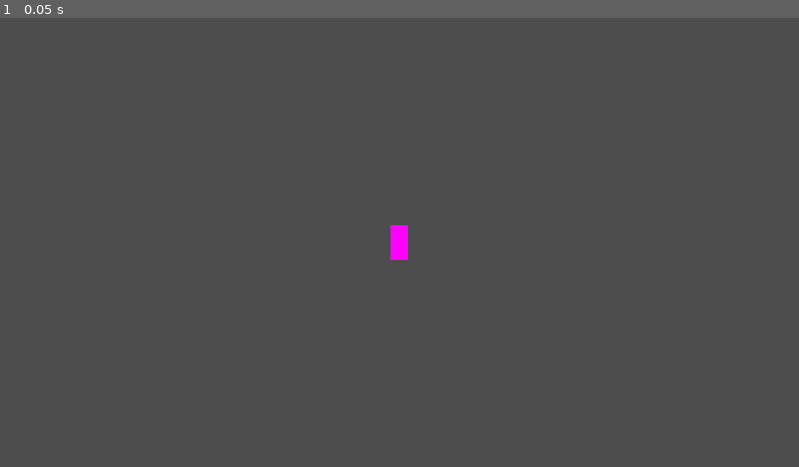
Above: before the commit, frame 1.
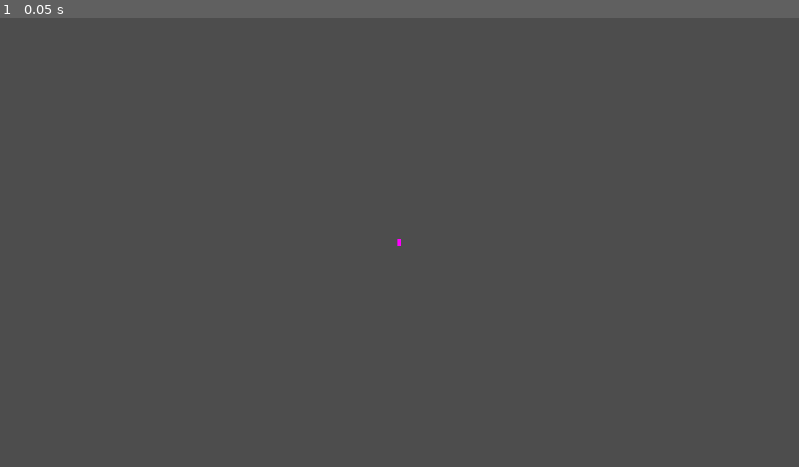
Above: after the commit, the same moment.

Repository: alejandrogonzalvo/Ruins
Game: Godot game, scene res://scenes/Test.tscn
Two runs of this game, one before a commit and one after it. Both use one fixed random seed, a clock stepped at 60 frames per second and the inputs below.
Inputs:
- Up to frame 1 (0.05 s): no input

The runs differ from the first frame. In frame 1, 0.2% of the frame differs, in the area x 48-52%, y 46-54%.

Commit message:
Very basic player state machine

Diff:
--- a/project.godot
+++ b/project.godot
@@ -15,6 +15,19 @@
 config/features=PackedStringArray("4.1")
 config/icon="res://assets/icon.png"
 
+[input]
+
+move_left={
+"deadzone": 0.5,
+"events": [Object(InputEventKey,"resource_local_to_scene":false,"resource_name":"","device":-1,"window_id":0,"alt_pressed":false,"shift_pressed":false,"ctrl_pressed":false,"meta_pressed":false,"pressed":false,"keycode":65,"physical_keycode":0,"key_label":0,"unicode":97,"echo":false,"script":null)
+]
+}
+move_right={
+"deadzone": 0.5,
+"events": [Object(InputEventKey,"resource_local_to_scene":false,"resource_name":"","device":-1,"window_id":0,"alt_pressed":false,"shift_pressed":false,"ctrl_pressed":false,"meta_pressed":false,"pressed":false,"keycode":68,"physical_keycode":0,"key_label":0,"unicode":100,"echo":false,"script":null)
+]
+}
+
 [rendering]
 
 environment/default_environment="res://assets/default_env.tres"
--- a/scenes/Entity.tscn
+++ /dev/null
@@ -1,16 +0,0 @@
-[gd_scene load_steps=3 format=3 uid="uid://y0pbl56tnij4"]
-
-[ext_resource type="Script" path="res://scripts/Entity.gd" id="1_4e104"]
-[ext_resource type="Script" path="res://scripts/StateMachine.gd" id="1_04swo"]
-
-[node name="Entity" type="CharacterBody2D"]
-script = ExtResource("1_4e104")
-
-[node name="CollisionShape2D" type="CollisionShape2D" parent="."]
-
-[node name="StateMachine" type="Node2D" parent="."]
-script = ExtResource("1_04swo")
-
-[node name="Sprite2D" type="Sprite2D" parent="."]
-
-[node name="AnimationPlayer" type="AnimationPlayer" parent="."]
--- a/scenes/Test.tscn
+++ b/scenes/Test.tscn
@@ -5,6 +5,5 @@
 [node name="Test" type="Node2D"]
 
 [node name="Camera2D" type="Camera2D" parent="."]
-zoom = Vector2(5, 5)
 
 [node name="Player" parent="." instance=ExtResource("1_aursm")]
--- a/scenes/prefabs/Player.tscn
+++ b/scenes/prefabs/Player.tscn
@@ -1,13 +1,15 @@
-[gd_scene load_steps=5 format=3 uid="uid://5tcjju0i4xrq"]
+[gd_scene load_steps=6 format=3 uid="uid://5tcjju0i4xrq"]
 
-[ext_resource type="Script" path="res://scripts/Player.gd" id="1_60tjd"]
 [ext_resource type="Script" path="res://scripts/StateMachine.gd" id="2_l0mx4"]
 [ext_resource type="Script" path="res://scripts/states/player/Idle.gd" id="3_mp2ie"]
+[ext_resource type="Script" path="res://scripts/states/player/Walking.gd" id="4_r286j"]
 
 [sub_resource type="PlaceholderTexture2D" id="PlaceholderTexture2D_5ca6l"]
 
-[node name="Player" type="Node2D"]
-script = ExtResource("1_60tjd")
+[sub_resource type="RectangleShape2D" id="RectangleShape2D_ksub8"]
+size = Vector2(5, 10)
+
+[node name="Player" type="CharacterBody2D"]
 
 [node name="Sprite2D" type="Sprite2D" parent="."]
 scale = Vector2(5, 10)
@@ -20,3 +22,12 @@
 [node name="Idle" type="Node" parent="StateMachine" node_paths=PackedStringArray("player")]
 script = ExtResource("3_mp2ie")
 player = NodePath("../..")
+
+[node name="Walking" type="Node" parent="StateMachine" node_paths=PackedStringArray("player")]
+script = ExtResource("4_r286j")
+speed = 1000.0
+player = NodePath("../..")
+
+[node name="CollisionShape2D" type="CollisionShape2D" parent="."]
+shape = SubResource("RectangleShape2D_ksub8")
+debug_color = Color(0, 0.6, 0.701961, 0.419608)
--- a/scripts/Entity.gd
+++ /dev/null
@@ -1,28 +0,0 @@
-extends CharacterBody2D
-class_name Entity
-
-const SPEED = 300.0
-const JUMP_VELOCITY = -400.0
-
-# Get the gravity from the project settings to be synced with RigidBody nodes.
-var gravity = ProjectSettings.get_setting("physics/2d/default_gravity")
-
-
-func _physics_process(delta):
-	# Add the gravity.
-	if not is_on_floor():
-		velocity.y += gravity * delta
-
-	# Handle Jump.
-	if Input.is_action_just_pressed("ui_accept") and is_on_floor():
-		velocity.y = JUMP_VELOCITY
-
-	# Get the input direction and handle the movement/deceleration.
-	# As good practice, you should replace UI actions with custom gameplay actions.
-	var direction = Input.get_axis("ui_left", "ui_right")
-	if direction:
-		velocity.x = direction * SPEED
-	else:
-		velocity.x = move_toward(velocity.x, 0, SPEED)
-
-	move_and_slide()
--- a/scripts/Player.gd
+++ /dev/null
@@ -1,3 +0,0 @@
-extends Node2D
-
-class_name MainPlayer
--- a/scripts/StateMachine.gd
+++ b/scripts/StateMachine.gd
@@ -23,15 +23,18 @@
 		current_state.physics_process(delta)
 
 func on_state_transition(state: State, new_state_name: String):
+	print_debug("change state from (%s) to (%s)" % [state, new_state_name])
 	if state != current_state:
-		print_debug("invalid state transition: state (\"%s\") is not the current state (\"%s\")" % state % current_state)
+		print_debug("invalid state transition: state (\"%s\") is not the current state (\"%s\")" % [state, current_state])
 		return
 
 	var new_state: State = states.get(new_state_name.to_lower())
 	if !new_state:
-		print_debug("invalid state transition: target state not found (\"%s\" -> \"%s\")" % state % new_state_name)
+		print_debug("invalid state transition: target state not found (\"%s\" -> \"%s\")" % [state, new_state_name])
 		return
 
-	current_state.exit()
+	if current_state:
+		current_state.exit()
+
 	current_state = new_state
 	current_state.enter()
--- a/scripts/states/PlayerState.gd
+++ b/scripts/states/PlayerState.gd
@@ -2,4 +2,4 @@
 
 class_name PlayerState
 
-@export var player: MainPlayer
+@export var player: CharacterBody2D
--- a/scripts/states/player/Idle.gd
+++ b/scripts/states/player/Idle.gd
@@ -1,3 +1,7 @@
 extends PlayerState
 
-class_name Idle
+class_name PlayerIdle
+
+func process(_delta):
+	if Input.is_action_pressed("move_left") || Input.is_action_pressed("move_right"):
+		transition.emit(self, "walking")
--- /dev/null
+++ b/scripts/states/player/Walking.gd
@@ -0,0 +1,16 @@
+extends PlayerState
+
+class_name PlayerWalking
+
+@export var speed: float = 10
+
+func physics_process(_delta):
+	if Input.is_action_pressed("move_left"):
+		player.velocity.x = -speed
+		player.move_and_slide()
+	elif Input.is_action_pressed("move_right"):
+		player.velocity.x = +speed
+		player.move_and_slide()
+	else:
+		player.velocity.x = 0
+		transition.emit(self, "idle")
